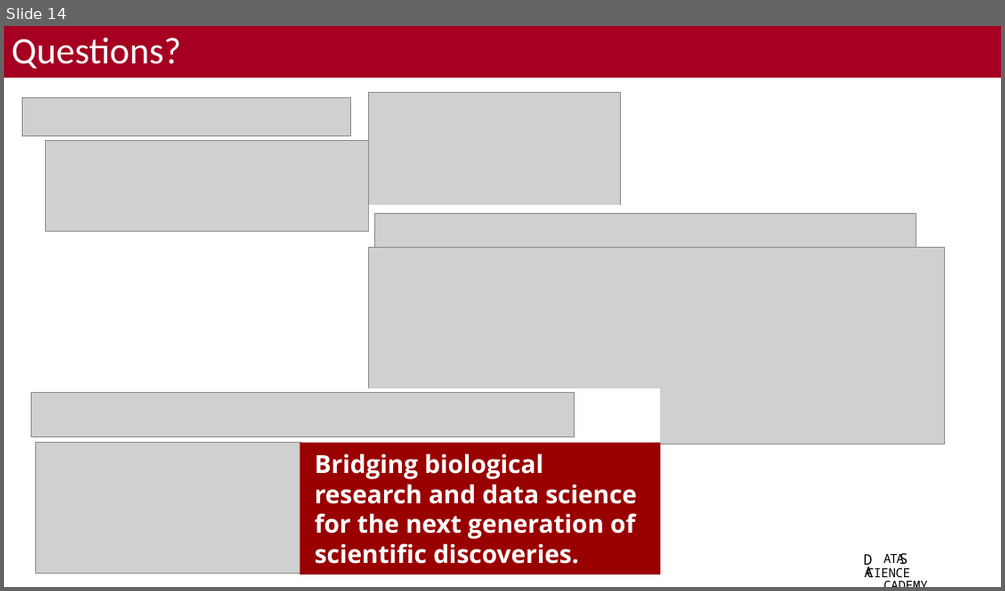
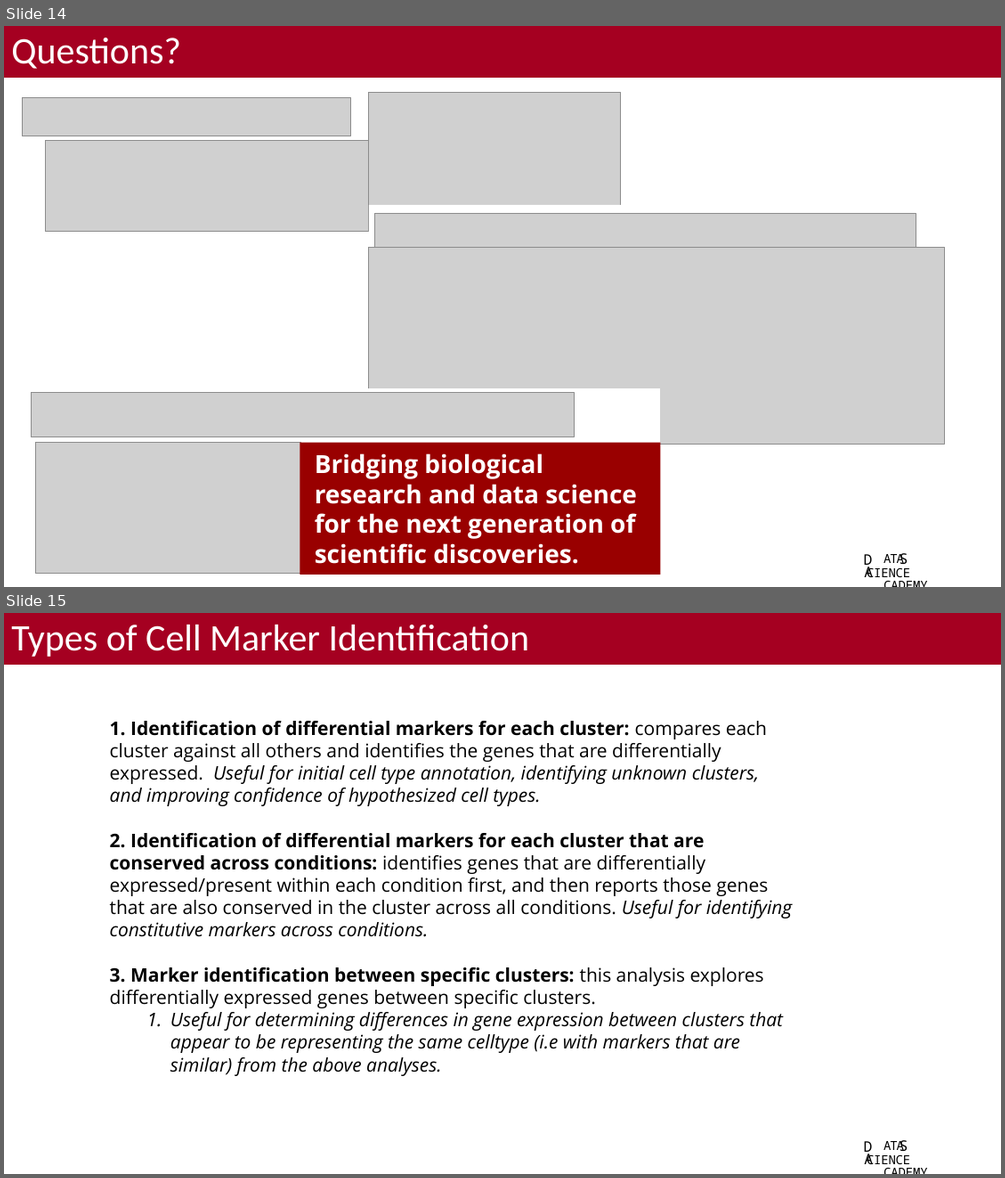
Before and after one commit to bacorli2/scrna_workshop, a slide deck: M5_Seurat_DGE_and_Exploratory/M5_Seurat_DGE_Exploratory.pptx. Shown one above the other, each under a label of ours: slide 14 before the commit, slides 14 and 15 after it. The pictures are 1005x591 and 1005x1178 pixels, drawn with LibreOffice and Linux fonts; fonts in the diff are those of the drawing; grey boxes stand for pictures; background and template pictures are left out. Boxes give left, top, right and bottom in pixels: in the first picture for what was removed or moved away, otherwise in the second. Text is boxed around its words. In the diff, an @@ line names an element or a change of style, - is before the commit and + after.

```diff
--- a/M5_Seurat_DGE_and_Exploratory/M5_Seurat_DGE_Exploratory.pptx
+++ b/M5_Seurat_DGE_and_Exploratory/M5_Seurat_DGE_Exploratory.pptx
@@ slide 15 added at [4, 613, 1001, 1174], background #FFFFFF; not listed: 4 template elements that a slide beside it also shows @@
@@ title added at [4, 613, 1001, 665], fill #A50021, 36 pt, text #FFFFFF @@
+Types of Cell Marker Identification
@@ text added at [110, 721, 792, 1076], 18 pt, text #000000 @@
+1. Identification of differential markers for each cluster: compares each cluster against all others and identifies the genes that are differentially expressed. Useful for initial cell type annotation, identifying unknown clusters, and improving confidence of hypothesized cell types.
+2. Identification of differential markers for each cluster that are conserved across conditions: identifies genes that are differentially expressed/present within each condition first, and then reports those genes that are also conserved in the cluster across all conditions. Useful for identifying constitutive markers across conditions.
+3. Marker identification between specific clusters: this analysis explores differentially expressed genes between specific clusters.
+  1. Useful for determining differences in gene expression between clusters that appear to be representing the same celltype (i.e with markers that are similar) from the above analyses.
```
Also in this commit, not shown: 1 other slide added, 1 slide removed, 4 other files.
